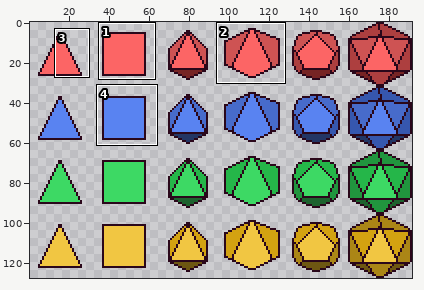
File history of a sprite sheet, Game/Game/Sprites/dice.png. Above, an overview of the earlier version with the close-up marked.
Close-up. Before:
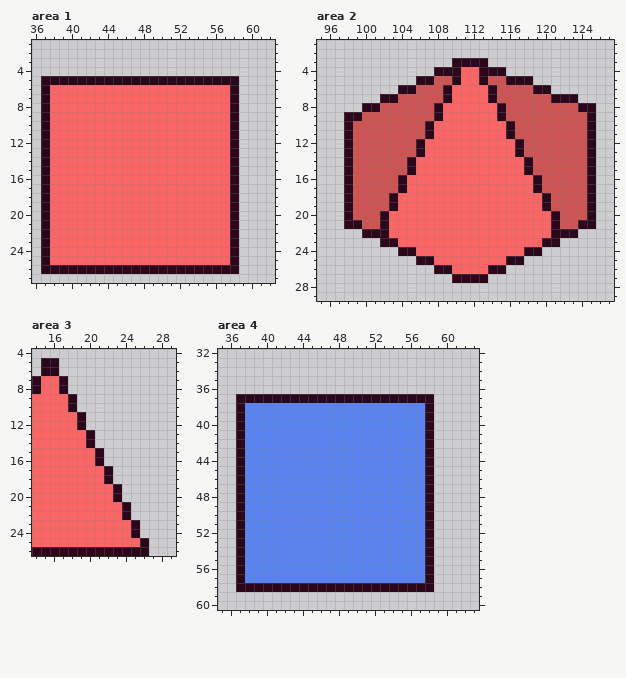
The file is 192x128 pixels. Shown: area 1: x 36..62, y 1..27; area 2: x 95..127, y 1..29; area 3: x 14..29, y 4..26; area 4: x 35..63, y 32..60. The wide view leaves out empty margins. The commit also changed other parts of the picture, which this record leaves out.
Once edited:
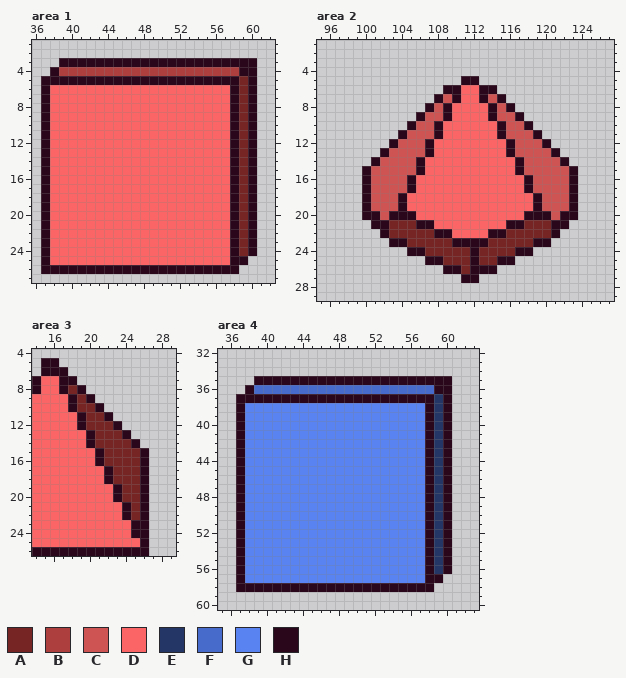
Palette (. is transparent): A #762424  B #ad3f3f  C #ce5353  D #fc6565  E #233665  F #476bcb  G #5983f1  H #2a071a
The exact change:
Changed rows in their new state; - is an unchanged pixel.
Area 1:
first column x 38:
 3 -HHHHHHHHHHHHHHHHHHHHHH
 4 HBBBBBBBBBBBBBBBBBBBBHH
 5 ---------------------AH
 6 ---------------------AH
 7 ---------------------AH
 8 ---------------------AH
 9 ---------------------AH
10 ---------------------AH
11 ---------------------AH
12 ---------------------AH
13 ---------------------AH
14 ---------------------AH
15 ---------------------AH
16 ---------------------AH
17 ---------------------AH
18 ---------------------AH
19 ---------------------AH
20 ---------------------AH
21 ---------------------AH
22 ---------------------AH
23 ---------------------AH
24 ---------------------AH
25 ---------------------H-
Area 2:
first column x 98:
 3 ------------....------------
 4 ----------........----------
 5 --------.....HH......-------
 6 ------.....-H--H-......-----
 7 ----......HCH--HCH........--
 8 --.......HCH----HCH.........
 9 ........H-CH----HC-H........
10 .......H-CH------HC-H.......
11 ......H--CH------HC--H......
12 .....H--CH--------HC--H.....
13 ....H---CH--------HC---H....
14 ...H---CH----------HC---H...
15 ..H----CH----------HC----H..
16 ..H---CH------------HC---H..
17 ..H---CH------------HC---H..
18 ..H--CH--------------HC--H..
19 ..H--CH--------------HC--H..
20 ..HHCHHH------------HHHCHH..
21 ...H-AAAHH--------HHAAA-H...
22 --..-AAAAAHH----HHAAAAA-..--
23 ----.-HAAAAAHHHHAAAAAH-.----
24 ------.-HAAAAAHAAAAH-.------
25 --------.-HAAAHAAH-.--------
26 ----------.-HAHH-.----------
27 ------------.--.------------
Area 3:
first column x 17:
 6 H---------
 7 -H--------
 8 -AH-------
 9 --AH------
10 --AAH-----
11 ---AAH----
12 ---AAAH---
13 ----AAAH--
14 ----AAAAH-
15 -----AAAAH
16 -----AAAAH
17 ------AAAH
18 ------AAAH
19 -------AAH
20 -------AAH
21 --------AH
22 --------AH
23 ---------H
24 ---------H
Area 4:
first column x 38:
35 -HHHHHHHHHHHHHHHHHHHHHH
36 HFFFFFFFFFFFFFFFFFFFFHH
37 ---------------------EH
38 ---------------------EH
39 ---------------------EH
40 ---------------------EH
41 ---------------------EH
42 ---------------------EH
43 ---------------------EH
44 ---------------------EH
45 ---------------------EH
46 ---------------------EH
47 ---------------------EH
48 ---------------------EH
49 ---------------------EH
50 ---------------------EH
51 ---------------------EH
52 ---------------------EH
53 ---------------------EH
54 ---------------------EH
55 ---------------------EH
56 ---------------------EH
57 ---------------------H-
Boxes around the changes in both close-ups, in picture pixels (x1, y1, x2, y2):
added: (50, 58, 257, 265)
changed: (344, 58, 596, 283)
added: (59, 367, 149, 538)
added: (245, 376, 452, 583)
